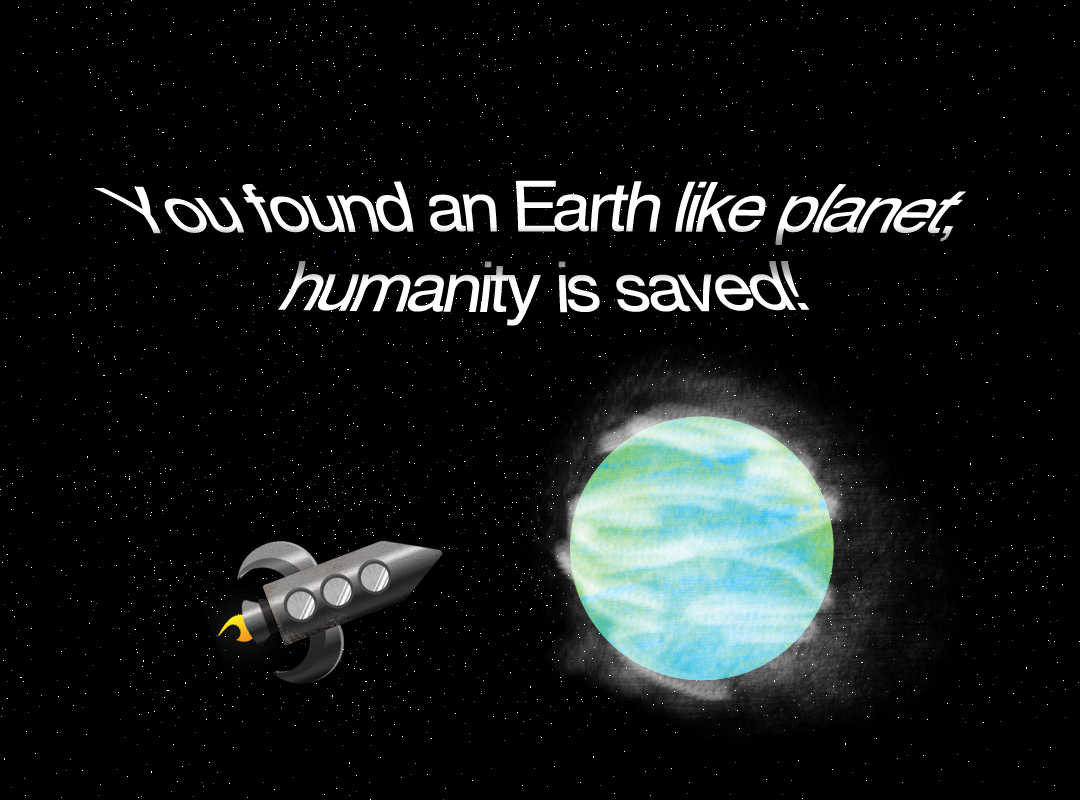
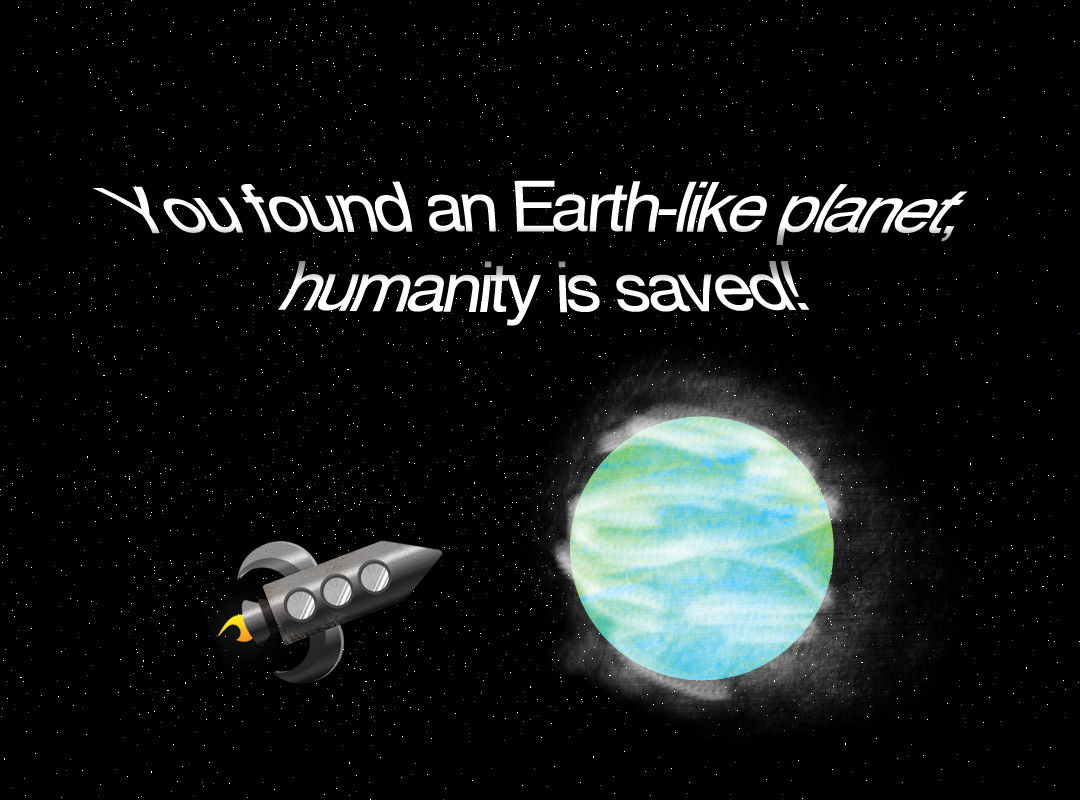
The second (1080, 800) image is a revision of the first. Changes to its layers:
renamed "You found an Earth like planet, humanity is saved!" to "You found an Earth-like planet, humanity is saved!", painted on it over [left=93, top=180, right=968, bottom=312]
